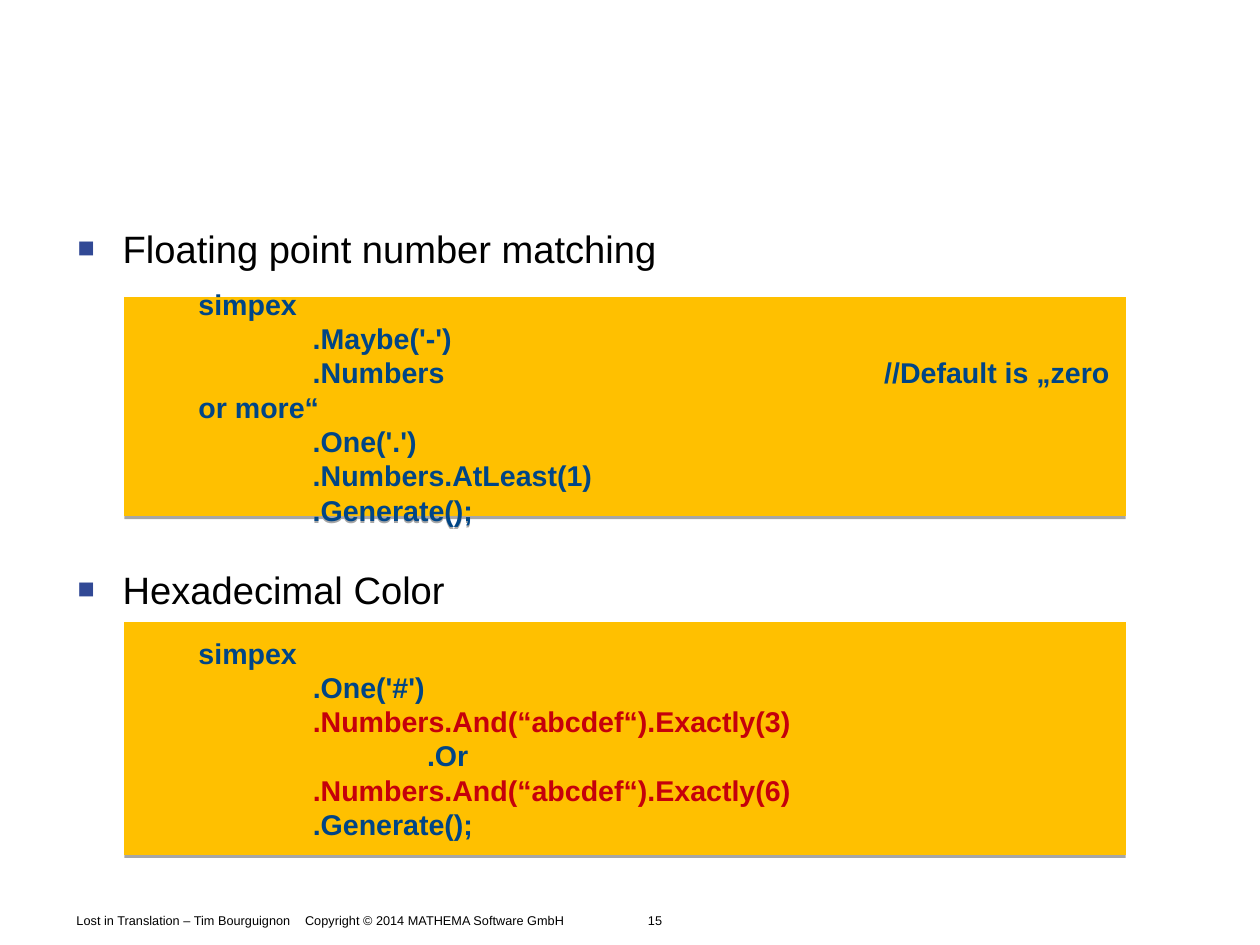
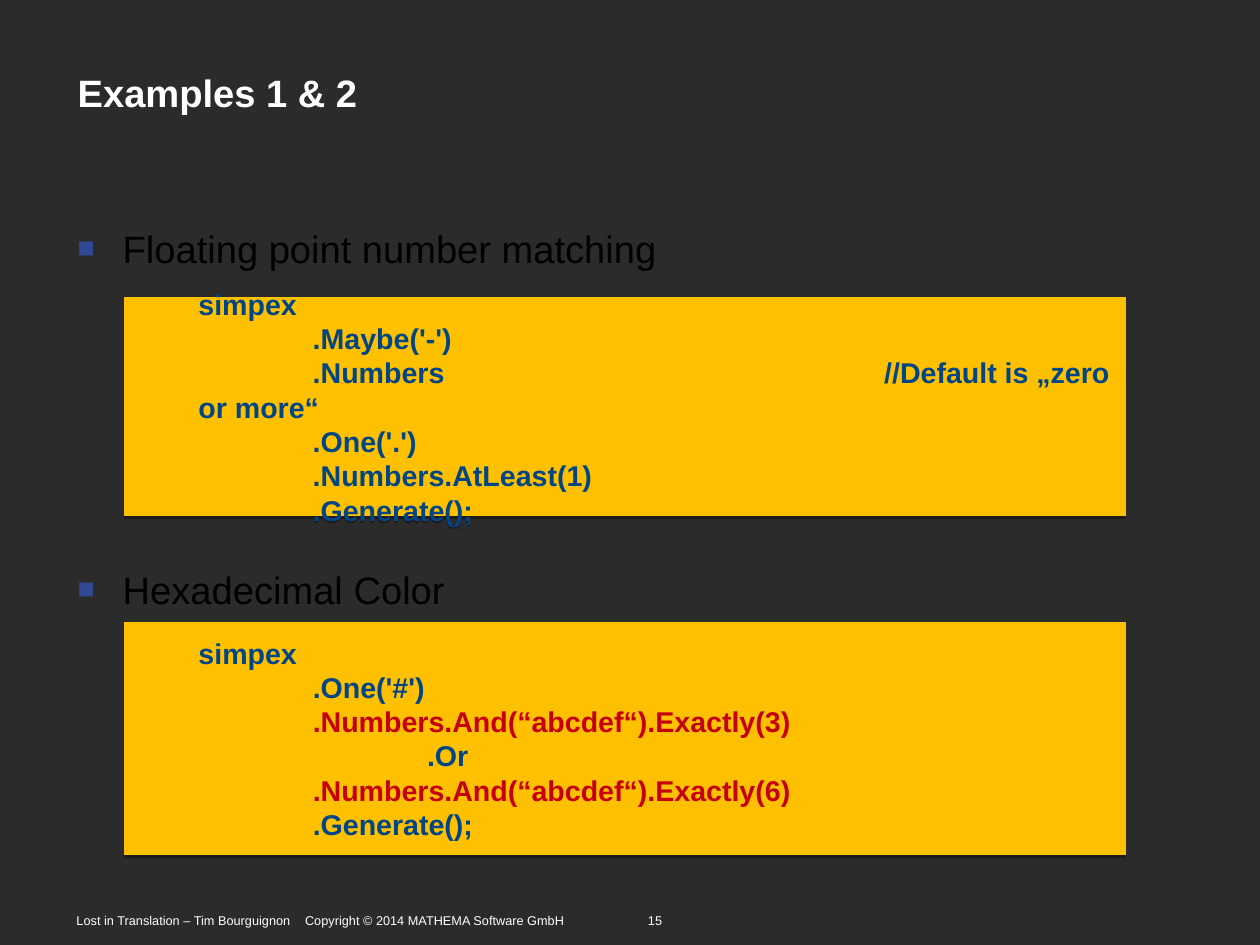
Before and after one commit to Timothep/Talk.LostInTranslation, a slide deck: slide 15 of LostInTranslation.odp. Drawn at 1260x945 pixels with LibreOffice and Linux fonts; fonts in the diff are those of the drawing; background and template pictures are left out; a plain dark background stands for a picture behind light text. Boxes give left, top, right and bottom in pixels: in the first picture for what was removed or moved away, otherwise in the second. Text is boxed around its words. In the diff, an @@ line names an element or a change of style, - is before the commit and + after.

```diff
--- a/LostInTranslation.odp
+++ b/LostInTranslation.odp
@@ background #FFFFFF to picture (left out) @@
@@ title "Examples 1 & 2" rewrapped from (348,51,1164,121) to (78,79,357,115) @@
@@ text at (76,915,662,928): text colour #000000 to #FFFFFF @@
```
Also in this commit, not shown: 40 other slides changed.
